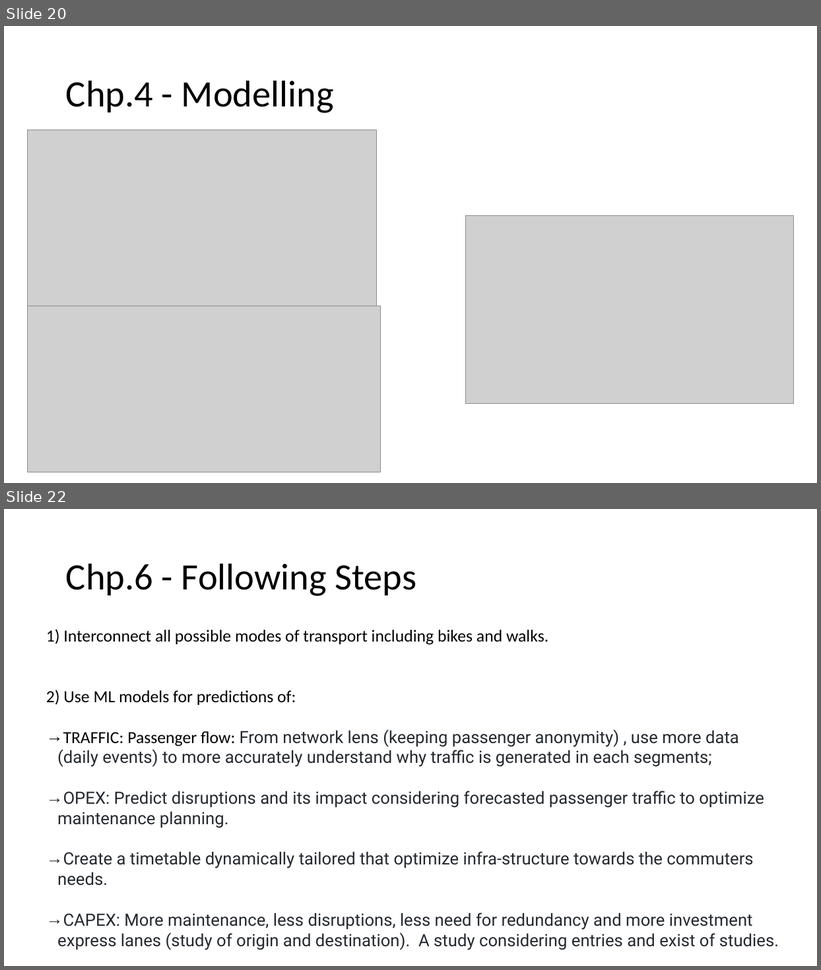
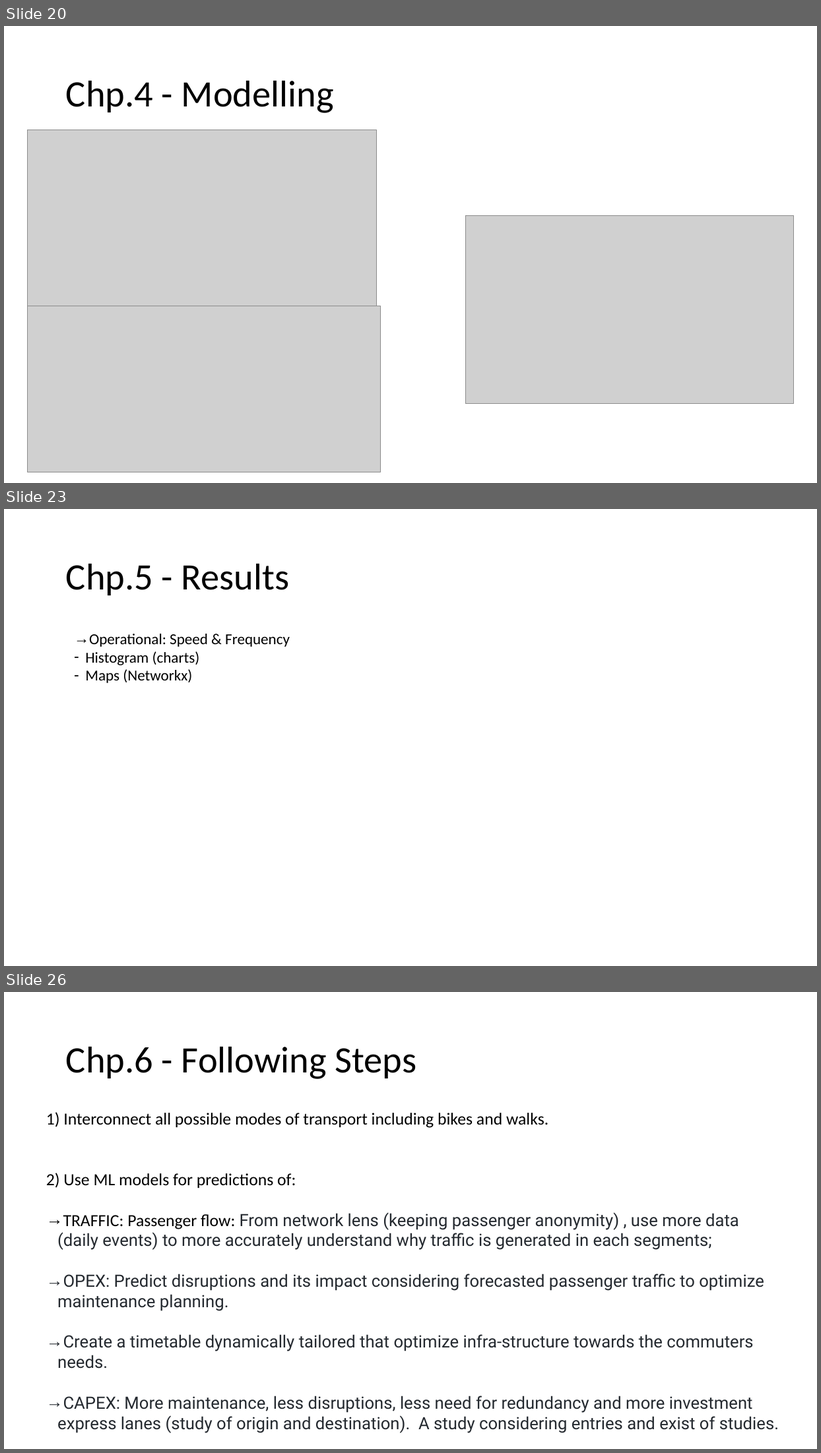
Before and after one commit to Breno-st/big-cities-transport, a slide deck: 11.Presenttaions/big-cities-transport.pptx. Shown one above the other, each under a label of ours: slides 20 and 22 before the commit, slides 20, 23 and 26 after it; the slides between them are not shown. The pictures are 821x970 and 821x1453 pixels, drawn with LibreOffice and Linux fonts; fonts in the diff are those of the drawing; grey boxes stand for pictures. Boxes give left, top, right and bottom in pixels: in the first picture for what was removed or moved away, otherwise in the second. Text is boxed around its words. In the diff, an @@ line names an element or a change of style, - is before the commit and + after.

```diff
--- a/11.Presenttaions/big-cities-transport.pptx
+++ b/11.Presenttaions/big-cities-transport.pptx
@@ slide 23 added at (4,509,817,966), background #FFFFFF @@
@@ title added at (66,563,289,595), 44 pt, text #000000 @@
+Chp.5 - Results
@@ text added at (85,634,290,683), 18 pt, text #000000 @@
+→ Operational: Speed & Frequency
+– Histogram (charts)
+– Maps (Networkx)
@@ what was slide 22 is now slide 26 @@
```
Also in this commit, not shown: 1 slide changed, 3 other slides added, 37 other files.
